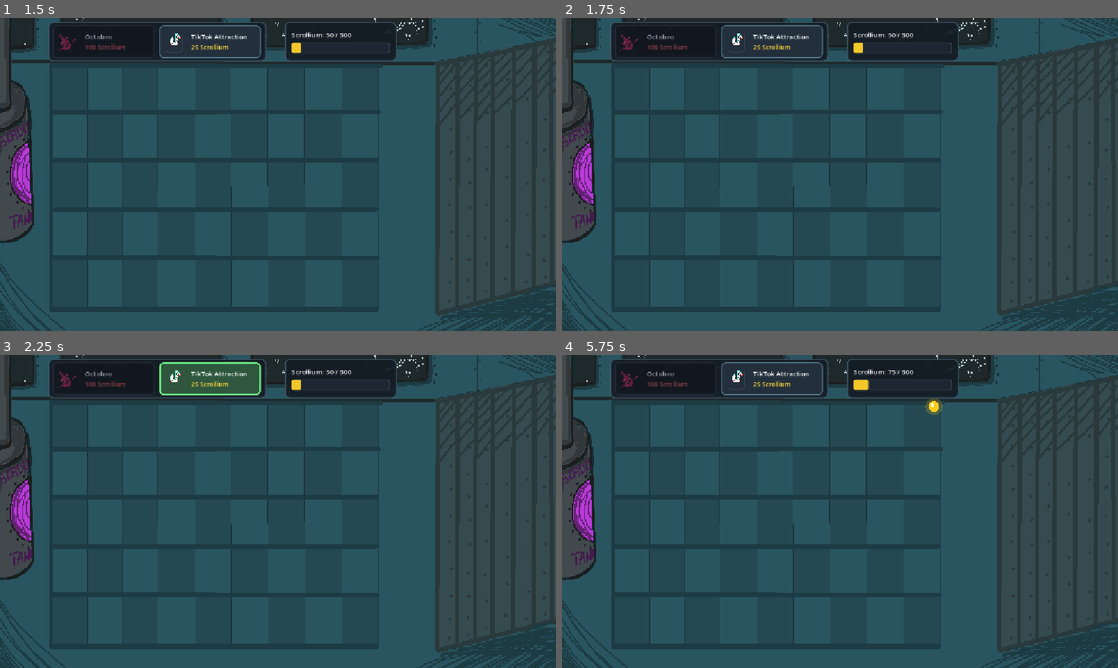
Above: before the commit, frames 1-4 (two rows, left to right).
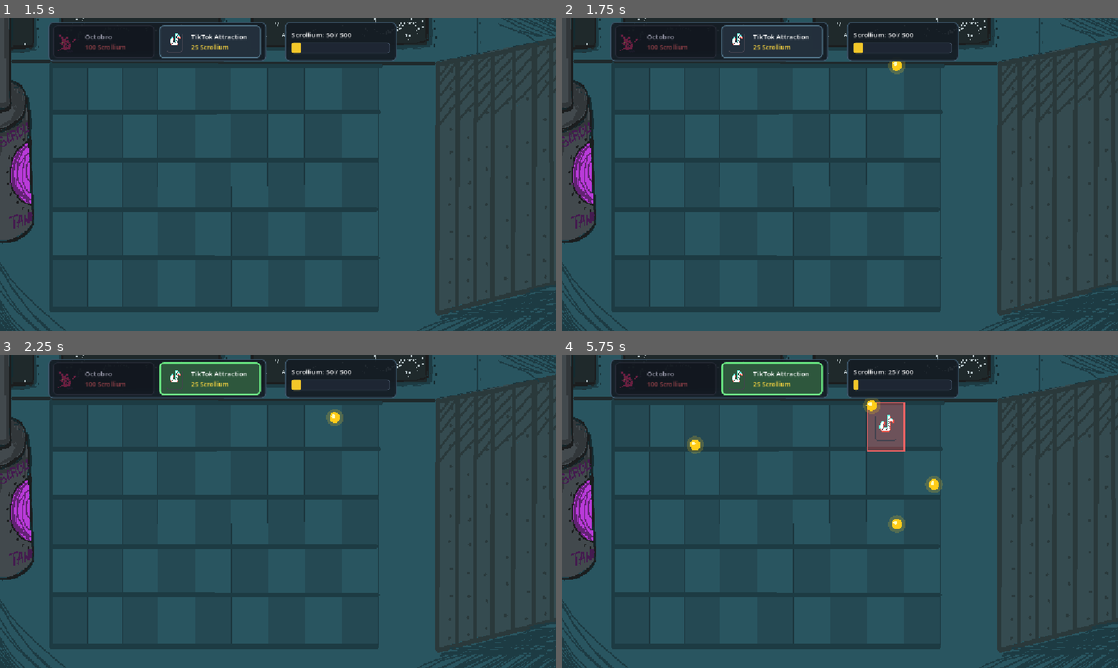
Above: after the commit, the same moments.

Repository: BogdanMartynenko/Apollo-666
Game: Godot game, scene res://Scenes/MainMenu.tscn
Same seed, same stepped clock (60 frames per second), same inputs: the game is played once before the commit and once after it. Sound files missing from this copy of the repository are replaced by a short silence.
Inputs (mouse positions are in pixels of both pictures, inside the frame that each line leads up to):
- Up to frame 1 (1.5 s): click (255, 208) at 0.5 s; tap Space at 1.25 s; move the mouse to (400, 158) at 1.27 s; click (400, 158) at 1.42 s
- Up to frame 2 (1.75 s): tap Space at 1.52 s
- Up to frame 3 (2.25 s): click (211, 380) at 2 s
- Up to frame 4 (5.75 s): click (773, 380) at 2.75 s; click (773, 380) at 3.5 s; move the mouse to (895, 426) at 4.27 s; click (895, 426) at 4.42 s; tap Space at 4.52 s; move the mouse to (895, 442) at 5.02 s; click (895, 442) at 5.17 s

Frame 1 is identical in both runs. In frame 2, 0.1% of the frame differs, in the area x 58-62%, y 13-18%; in frame 3, 0.1%; in frame 4, 3.6%, in the area x 22-69%, y 2-57%.

Commit message:
Increase falling Scrollium orb spawn frequency

Diff:
--- a/Scenes/EnergySpawner.gd
+++ b/Scenes/EnergySpawner.gd
@@ -5,9 +5,9 @@
 @export var energy_orb_scene: PackedScene
 
 # Time between spawning energy orbs
-@export var spawn_interval: float = 3.0
+@export var spawn_interval: float = 1.8
 
-var time_since_last_spawn: float = 0.0
+var time_since_last_spawn: float = 1.2
 
 # Find the EnergyManager node
 @onready var energy_manager = get_parent().get_node("EnergyManager")
